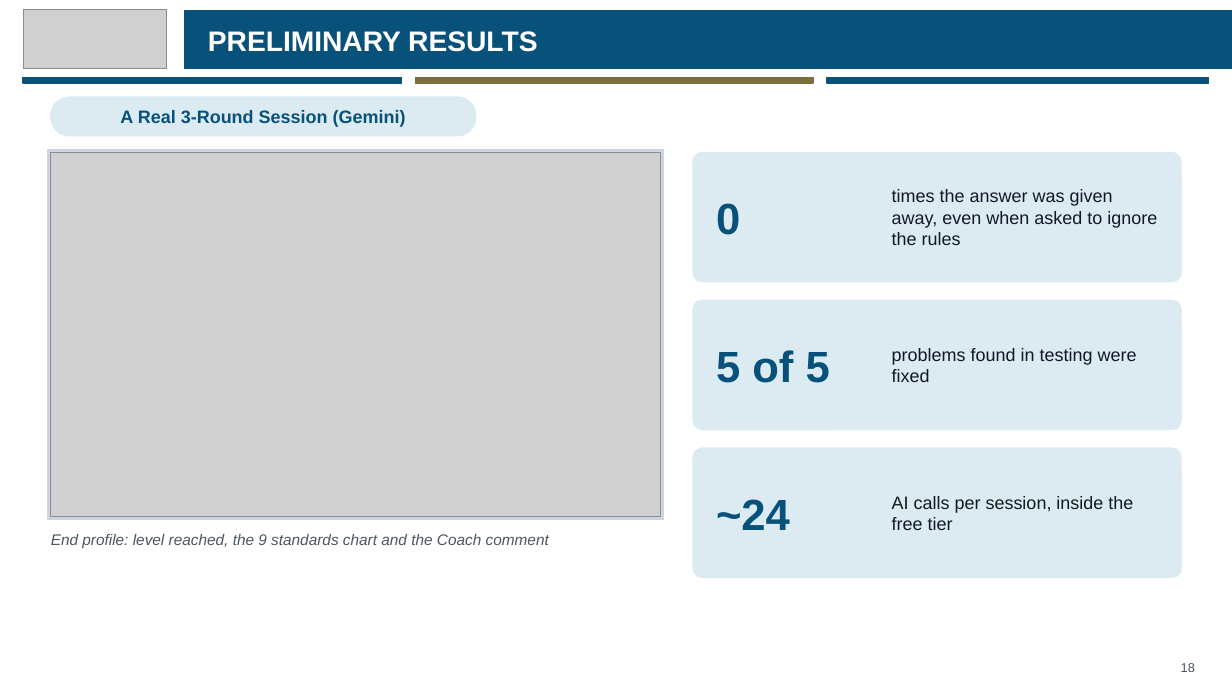
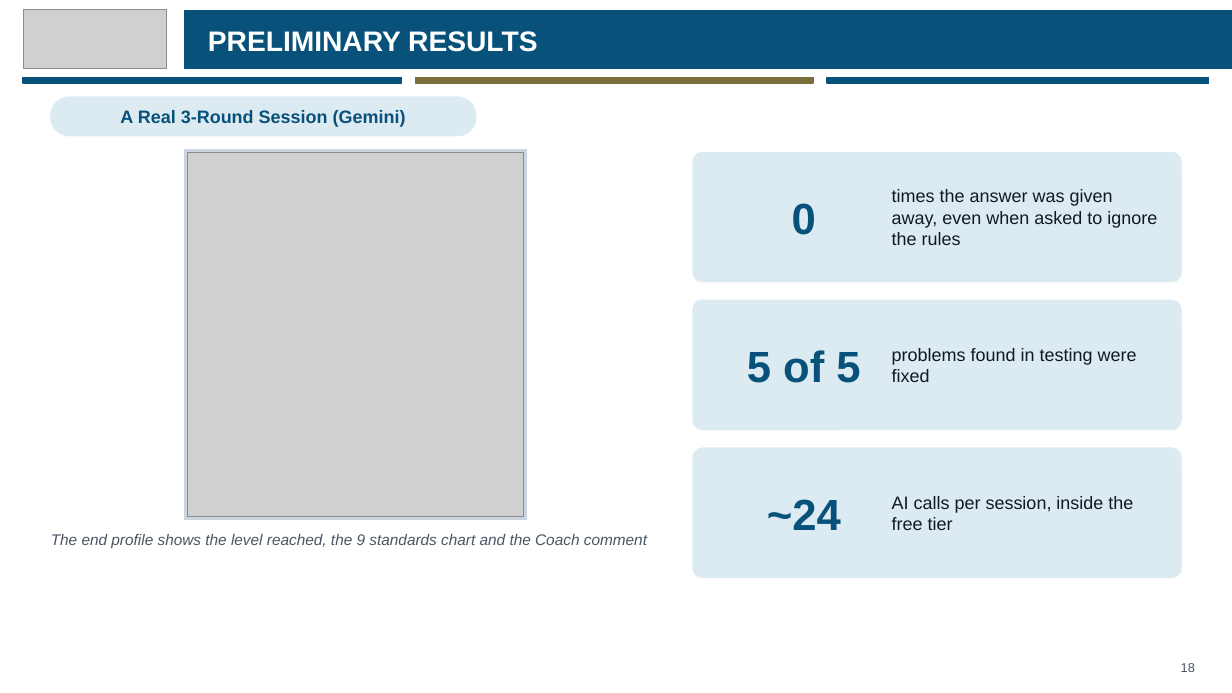
Before and after one commit to eusoffamir/Socratic-AI, a slide deck: slide 18 of docs/defence/Socratic AI Proposal Defence.pptx (slide 19 before the commit). Drawn at 1232x693 pixels with LibreOffice and Linux fonts; fonts in the diff are those of the drawing; grey boxes stand for pictures. Boxes give left, top, right and bottom in pixels: in the first picture for what was removed or moved away, otherwise in the second. Text is boxed around its words. In the diff, an @@ line names an element or a change of style, - is before the commit and + after.

```diff
--- a/docs/defence/Socratic AI Proposal Defence.pptx
+++ b/docs/defence/Socratic AI Proposal Defence.pptx
@@ rectangle: place and size @@
-rectangle at [48, 150, 664, 519]
+rectangle at [185, 150, 527, 519]
@@ picture: place and size @@
-picture at [51, 152, 661, 517]
+picture at [188, 152, 524, 517]
@@ alignment left to centre in 3 elements at [792, 203, 816, 235], [747, 350, 860, 383], [767, 499, 841, 530] @@
@@ text at [51, 534, 647, 548]: text changed @@
-End profile: level reached, the 9 standards chart and the Coach comment
+The end profile shows the level reached, the 9 standards chart and the Coach comment
```
Also in this commit, not shown: 14 other slides changed, 1 slide removed, 8 other files.
